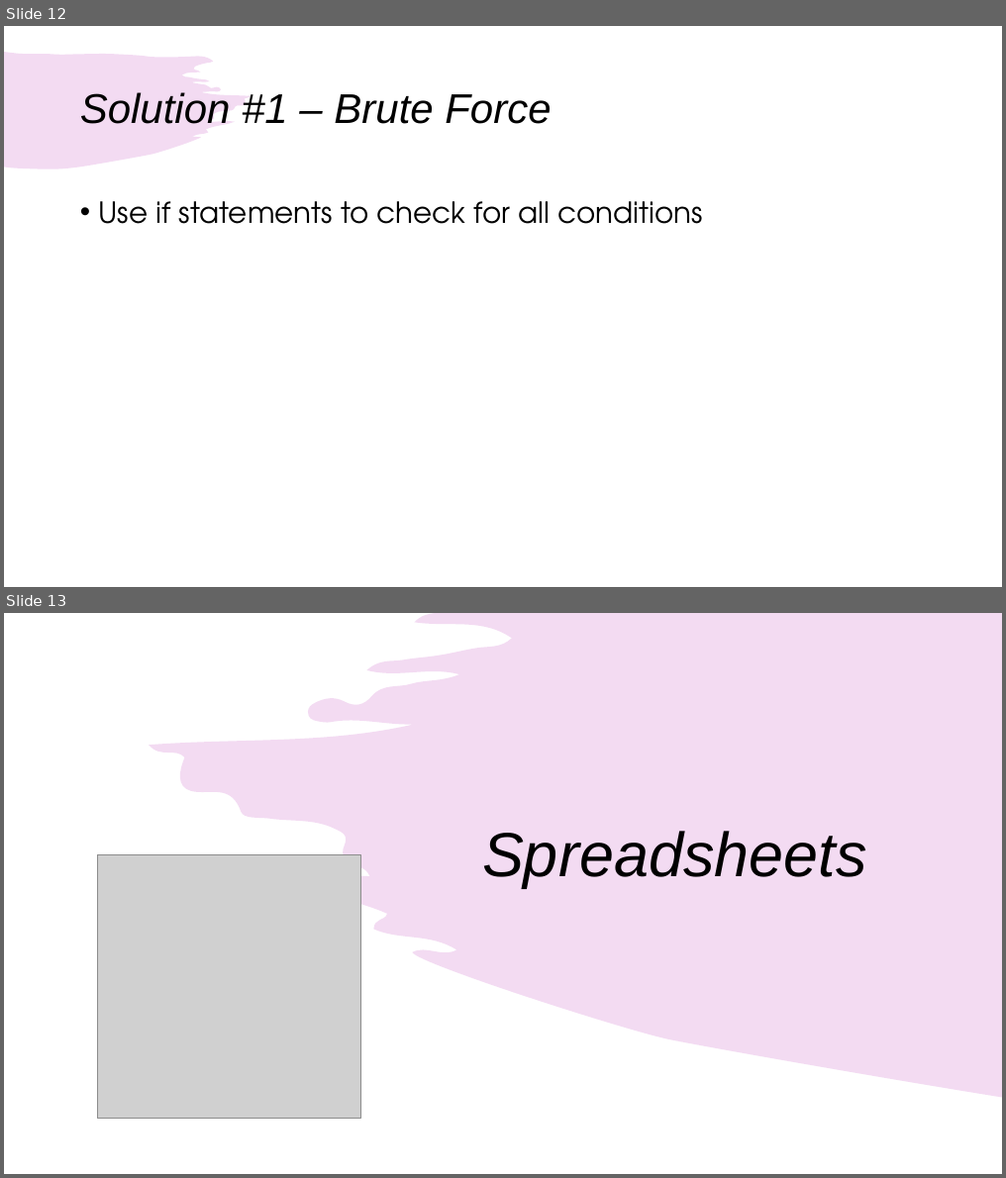
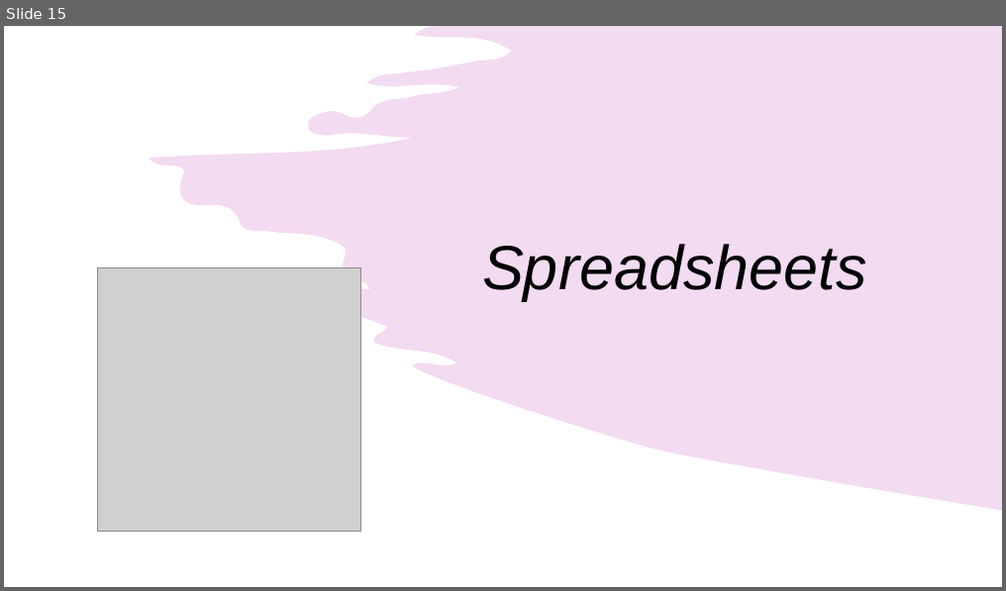
Before and after one commit to areddish/python_grids, a slide deck: Presentation.pptx. Shown one above the other, each under a label of ours: slides 12 and 13 before the commit, slide 15 after it. The pictures are 1006x1178 and 1006x591 pixels, drawn with LibreOffice and Linux fonts; fonts in the diff are those of the drawing; grey boxes stand for pictures. Boxes give left, top, right and bottom in pixels: in the first picture for what was removed or moved away, otherwise in the second. Text is boxed around its words. In the diff, an @@ line names an element or a change of style, - is before the commit and + after.

```diff
--- a/Presentation.pptx
+++ b/Presentation.pptx
@@ slide 12 removed at [4,26,1002,587], background #FFFFFF; not listed: 1 template element that a slide beside it also shows @@
@@ title removed at [80,92,550,124] @@
-Solution #1 – Brute Force
@@ text removed at [99,201,702,224] @@
-• Use if statements to check for all conditions
@@ what was slide 13 is now slide 15 @@
```
Also in this commit, not shown: 5 slides changed, 3 slides added.
